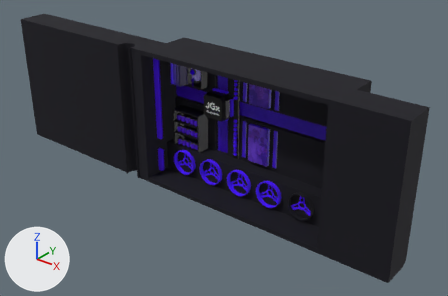
Before and after pictures for a commit that changed the glTF model public/home/cpu.glb.
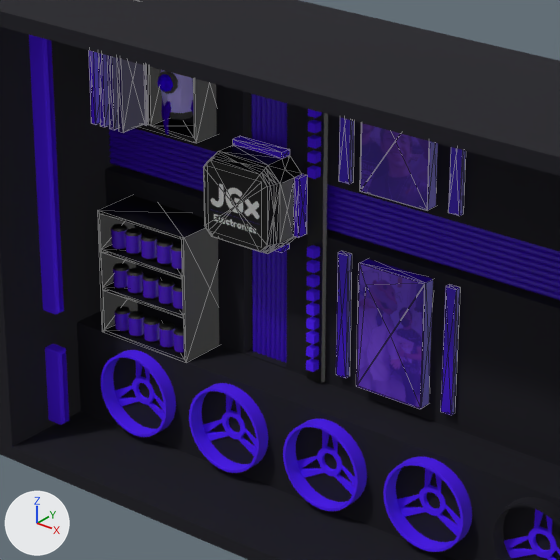
Each version appears first whole from a 50 mm camera at (0.437, -0.459, 0.256) aimed at (0.044, 0.032, -0.049), and next in a close-up on the part from 32% to 69% of the width and 16% to 71% of the height. Every picture has the same lights, and +X, +Y and +Z are marked at lower left. The close-ups show mesh edges as thin lines. Where no turn or scale is listed for an object, it has been applied to the vertices.

Script lines for the objects in view, before the commit:
```python
ob_body60 = bpy.data.objects.new('Body60', me_body60)
ob_body60.location = (0.0, 0.0, 0.0)
ob_body61 = bpy.data.objects.new('Body61', me_body61)
ob_body61.location = (0.0, 0.0, 0.0)
ob_body63 = bpy.data.objects.new('Body63', me_body63)
ob_body63.location = (0.0, 0.0, 0.0)
ob_untitled_design__11 = bpy.data.objects.new('Untitled design (11)', me_untitled_design__11)
ob_untitled_design__11.location = (0.0885, 0.0345, -0.0335)
ob_untitled_design__12 = bpy.data.objects.new('Untitled design (12)', me_untitled_design__12)
ob_untitled_design__12.location = (0.0885, 0.0345, 0.031)
# also in view: 'Body56' at (0.068, 0.038, -0.034); 'Body62' at (0.109, 0.038, 0.031); 'Rocket Ship 01' at (0.005, 0.032, 0.032); 'Body40' at (0.08, 0.043, 0.0); 'Body55' at (0.057, 0.037, -0.004)
```
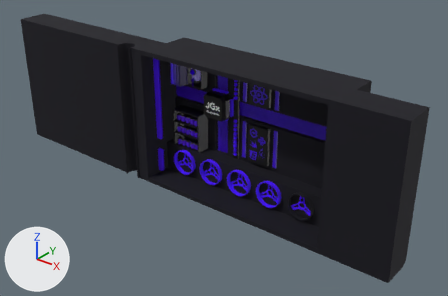
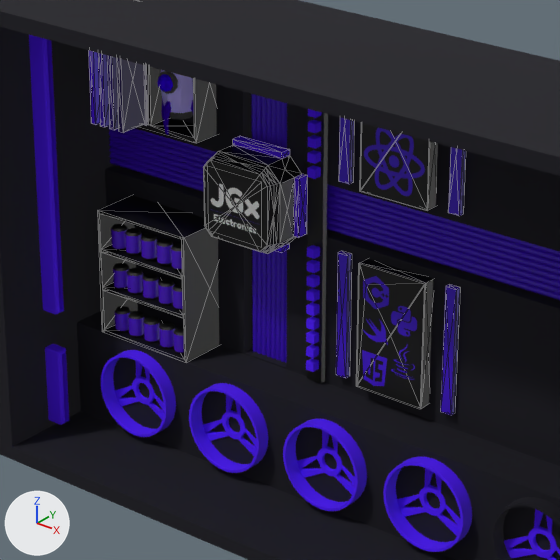
Commit message: Changed cpu images

What differs and where, as boxes (x1, y1, x2, y2) in the close-ups (560 x 560 px):
'Untitled design (11)', surface changed: (356, 263, 425, 409) in both
'Untitled design (12)', surface changed: (360, 123, 429, 210) in both
'Body61', recoloured (blue to black): (360, 259, 433, 408) in both
'Body60', recoloured (blue to black): (427, 141, 438, 210) in both

Edits to the bpy script that builds the scene:
```text
Add img_untitled_design__17:
    img_untitled_design__17 = load_image('Untitled design (17)', '_unpacked/Untitled_design__17_', 250, 380, 'sRGB')
Add img_untitled_design__19:
    img_untitled_design__19 = load_image('Untitled design (19)', '_unpacked/Untitled_design__19_', 250, 430, 'sRGB')
Change mat_untitled_design__11:
    mat_untitled_design__11.texture: img_untitled_design__15 -> img_untitled_design__19  # with its transparency
Change mat_untitled_design__12:
    mat_untitled_design__12.texture: img_untitled_design__14 -> img_untitled_design__17  # with its transparency
Change me_body60:
    where me_body60.from_pydata(...)  # 14 vertices, 24 faces; spans x 0.076..0.101, y 0.035..0.04, z 0.012..0.05
    remove me_body60.materials.append(mat_material_018)  # purple #3e00cc
    add me_body60.materials.append(mat_material_007)  # black #000000
Change me_body61:
    where me_body61.from_pydata(...)  # 24 vertices, 48 faces; spans x 0.076..0.101, y 0.035..0.04, z -0.055..-0.012
    remove me_body61.materials.append(mat_material_018)  # purple #3e00cc
    add me_body61.materials.append(mat_material_007)  # black #000000
```
